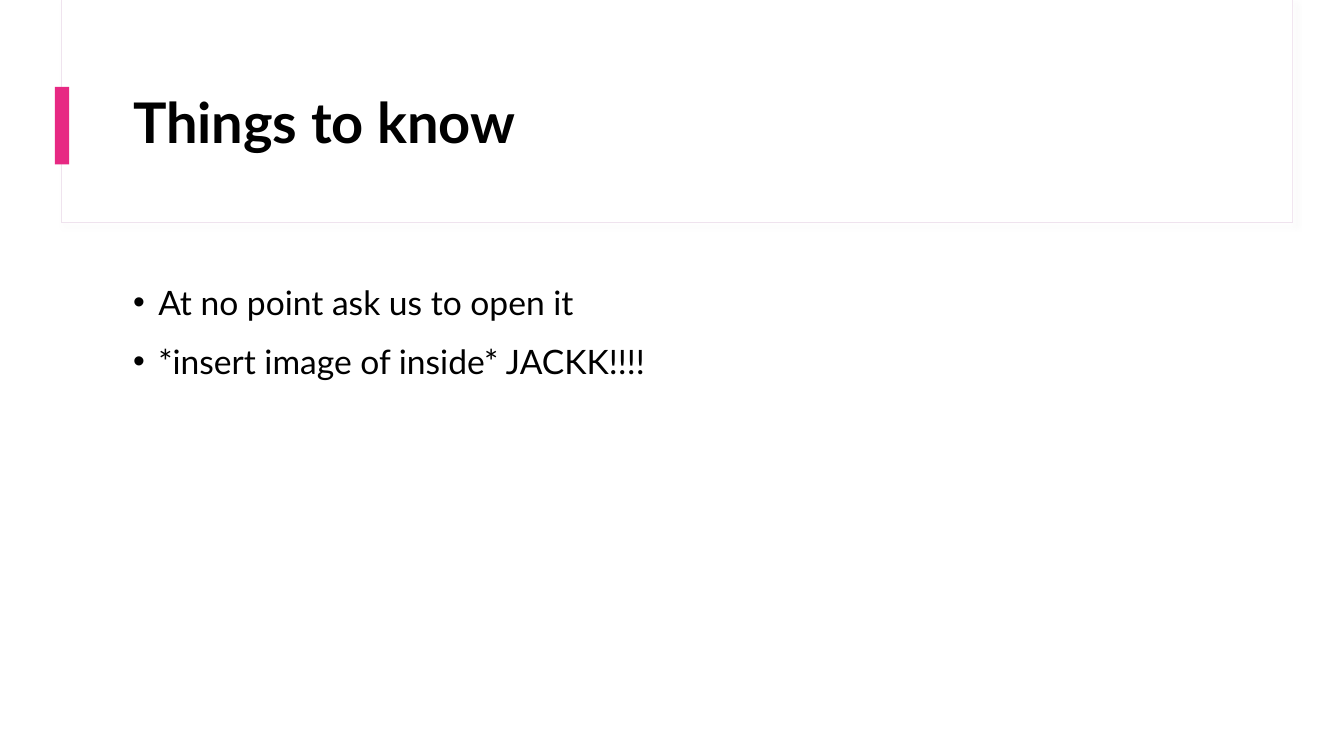
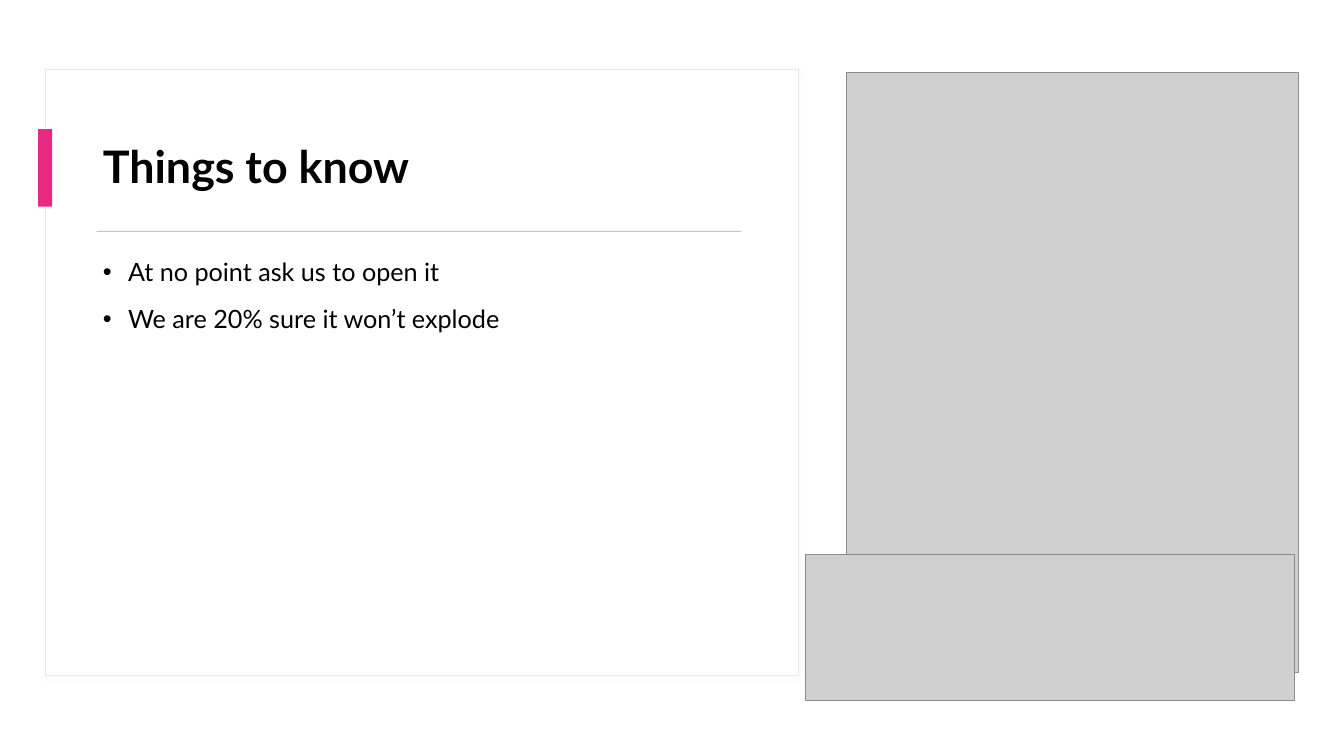
Before and after one commit to AitchesonBen/MastermindProject, a slide deck: slide 7 of MASTERMIND.pptx. Drawn at 1344x756 pixels with LibreOffice and Linux fonts; fonts in the diff are those of the drawing; grey boxes stand for pictures. Boxes give left, top, right and bottom in pixels: in the first picture for what was removed or moved away, otherwise in the second. Text is boxed around its words. In the diff, an @@ line names an element or a change of style, - is before the commit and + after.

Commit message:
update powerpoint with awesome photos

```diff
--- a/MASTERMIND.pptx
+++ b/MASTERMIND.pptx
@@ rectangle added at bbox=[0, 0, 1344, 756], fill #FFFFFF @@
@@ rectangle added at bbox=[45, 70, 800, 676], fill #FFFFFF, outline #EFE3EE 0.75 pt @@
@@ rectangle removed at bbox=[55, 87, 70, 164] @@
@@ picture added at bbox=[847, 73, 1299, 674] @@
@@ title "Things to know": place and size @@
-title "Things to know" at bbox=[133, 101, 515, 153]
+title "Things to know" at bbox=[103, 149, 410, 191]
@@ title "Things to know" at bbox=[103, 149, 410, 191]: size 40 to 32 pt @@
@@ rectangle added at bbox=[38, 129, 52, 207], fill #E72983 @@
@@ rectangle added at bbox=[97, 231, 741, 232], fill #D8B9D3 @@
@@ text "At no point ask us ...": place and size @@
-text "At no point ask us ..." at bbox=[158, 290, 645, 380]
+text "At no point ask us ..." at bbox=[128, 262, 499, 333]
@@ text at bbox=[128, 262, 439, 286]: size 24 to 18 pt in "At no point ask us to open ..." @@
@@ text at bbox=[128, 309, 499, 333]: text changed; size 24 to 18 pt @@
-• *insert image of inside* JACKK!!!!
+• We are 20% sure it won’t explode
@@ picture added at bbox=[806, 555, 1295, 701] @@
```
Also in this commit, not shown: 2 other slides changed.
